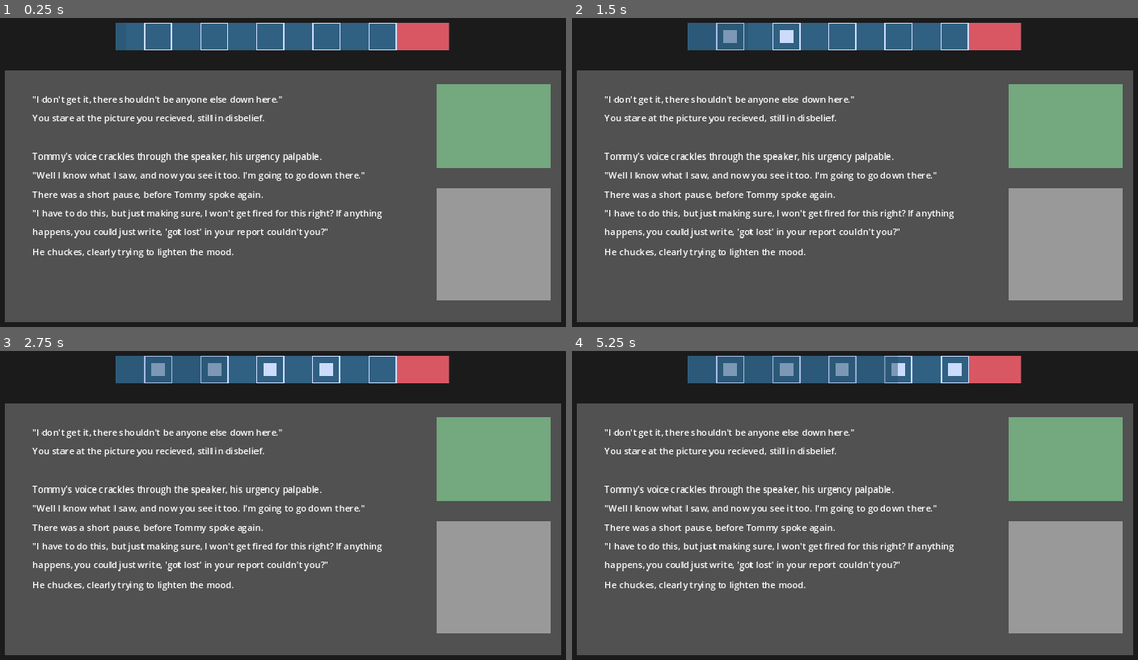
Above: before the commit, frames 1-4 (two rows, left to right).
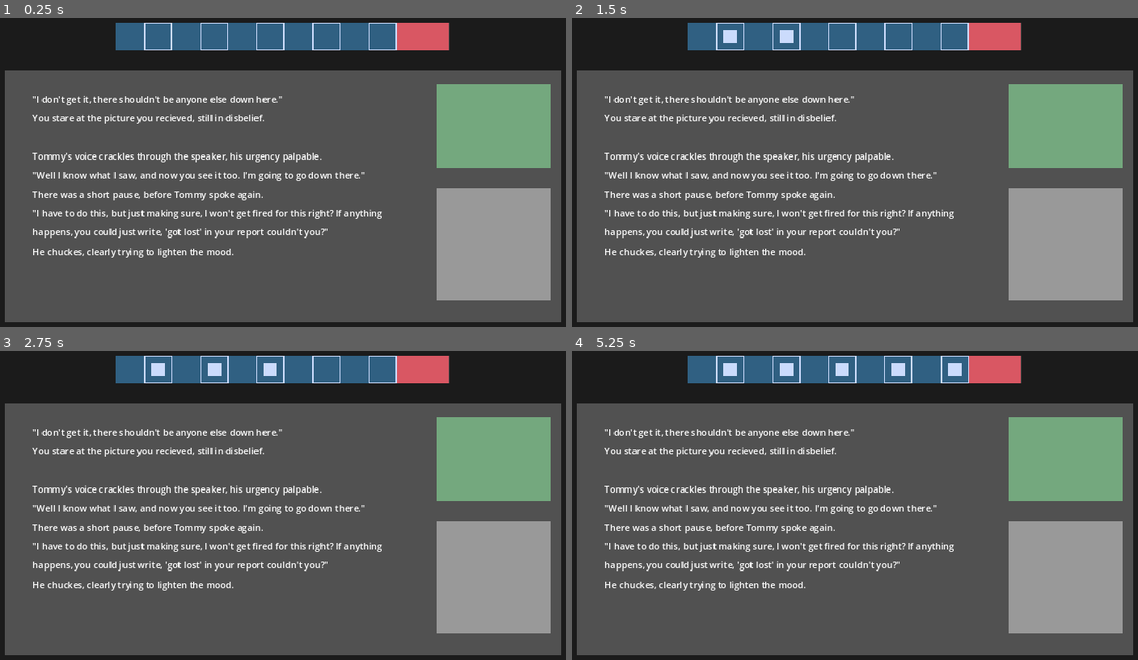
Above: after the commit, the same moments.

Repository: MatthewMa929/CaveDiver
Game: Godot game, scene res://Game/game.tscn
The game is run twice, just before and just after one commit, with the same random seed, the same clock (stepped at 60 frames per second) and the same inputs.
Inputs:
- Up to frame 1 (0.25 s): no input
- Up to frame 2 (1.5 s): tap Enter at 0.5 s; hold Space (Light) 0.53-1.28 s; tap Space (Light) at 1.35 s
- Up to frame 3 (2.75 s): tap Enter at 2 s; hold Space (Light) from 2.03 s (still down)
- Up to frame 4 (5.25 s): release Space (Light) at 2.78 s; tap Space (Light) at 2.85, 3.5, 4.35 s; hold Space (Light) 3.53-4.28 s; tap Enter at 5 s; hold Space (Light) from 5.03 s (still down)

The runs differ from the first frame. In frame 2, 0.2% of the frame differs, in the area x 25-31%, y 1-11%; in frame 3, 0.4%; in frame 4, 0.6%, in the area x 25-58%, y 1-11%.

Commit message:
x_bar
considering duplicating instead of creating copies

Diff:
--- a/Game/code.gd
+++ b/Game/code.gd
@@ -2,17 +2,18 @@
 
 #Code start, timer start, timer resets when space is pressed, if timer timeout then one empty space
 
-@onready var code_bar = $CodeBarProgress
 @onready var code_bar_timer = $CodeBarTimer
+@onready var code_bar = $CodeBar
 @onready var lit_bar = $LitBar
 @onready var lit_bar2 = $LitBar2
 @onready var lit_bar3 = $LitBar3
 @onready var lit_bar4 = $LitBar4
 @onready var lit_bar5 = $LitBar5
+@onready var x_bar = $XBar
+@onready var iterator = 0
+@onready var lit_list = [lit_bar, lit_bar2, lit_bar3, lit_bar4, lit_bar5]
 
 var on = true
-var done = false
-var num = 300.0/593
 
 # Called when the node enters the scene tree for the first time.
 func _ready():
@@ -21,24 +22,12 @@
 # Called every frame. 'delta' is the elapsed time since the previous frame.
 func _process(delta):
 	if on:
-		done = false
-		code_bar.value += 1
-	if code_bar.value == code_bar.max_value:
-		on = false
-		done = true
-	if Input.is_action_pressed("Light") and on:
-		print(num)
-		if code_bar.value > 0*num and code_bar.value < 100*num:
-			lit_bar.visible = true
-		if code_bar.value > 100*num and code_bar.value < 200*num:
-			lit_bar2.visible = true
-		if code_bar.value > 200*num and code_bar.value < 300*num:
-			lit_bar3.visible = true
-		if code_bar.value > 300*num and code_bar.value < 400*num:
-			lit_bar4.visible = true
-		if code_bar.value > 400*num and code_bar.value < 500*num:
-			lit_bar5.visible = true
+		code_bar.visible = true
 
+	if Input.is_action_just_pressed("Light") and on and iterator < 5:
+		lit_list[iterator].visible = true
+		iterator += 1
+		code_bar_timer.start()
 
 func _on_code_bar_timer_timeout():
-	pass
+	iterator += 1
--- a/Game/code.tscn
+++ b/Game/code.tscn
@@ -3,7 +3,7 @@
 [ext_resource type="Texture2D" uid="uid://bx5jt1ttajgps" path="res://Sprites/code_bar.png" id="1_u1tad"]
 [ext_resource type="Script" path="res://Game/code.gd" id="1_v3vvd"]
 [ext_resource type="Texture2D" uid="uid://crg4rmiwrvv3e" path="res://Sprites/code_bar_lit.png" id="2_3f0ko"]
-[ext_resource type="Texture2D" uid="uid://2iwaxmbjoe8k" path="res://Sprites/code_bar_full.png" id="3_w3c1i"]
+[ext_resource type="Texture2D" uid="uid://bw8jx8yobvpio" path="res://Sprites/code_bar_x.png" id="4_namnn"]
 
 [node name="Code" type="Node2D"]
 script = ExtResource("1_v3vvd")
@@ -37,15 +37,11 @@
 position = Vector2(475, 25)
 texture = ExtResource("2_3f0ko")
 
-[node name="CodeBarProgress" type="TextureProgressBar" parent="."]
-modulate = Color(1, 1, 1, 0.486275)
-offset_right = 593.0
-offset_bottom = 49.0
-max_value = 500.0
-texture_progress = ExtResource("3_w3c1i")
+[node name="XBar" type="Sprite2D" parent="."]
+visible = false
+position = Vector2(75, 25)
+texture = ExtResource("4_namnn")
 
 [node name="CodeBarTimer" type="Timer" parent="."]
-wait_time = 2.0
-autostart = true
 
 [connection signal="timeout" from="CodeBarTimer" to="." method="_on_code_bar_timer_timeout"]
--- a/project.godot
+++ b/project.godot
@@ -10,7 +10,7 @@
 
 [application]
 
-config/name="Cave Text Game"
+config/name="CaveDiver"
 run/main_scene="res://Game/game.tscn"
 config/features=PackedStringArray("4.2", "Forward Plus")
 config/icon="res://icon.svg"
Binary file added: Sprites/code_bar_x.png
Not shown, added: Sprites/code_bar_x.png.import
Binary file added: Sprites/progress_bar.png
Not shown, added: Sprites/progress_bar.png.import
Binary file added: Sprites/underbar.png
Not shown, added: Sprites/underbar.png.import
